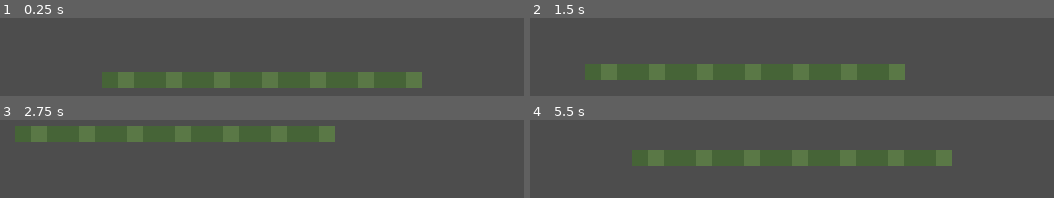
Above: before the commit, frames 1-4 (two rows, left to right).
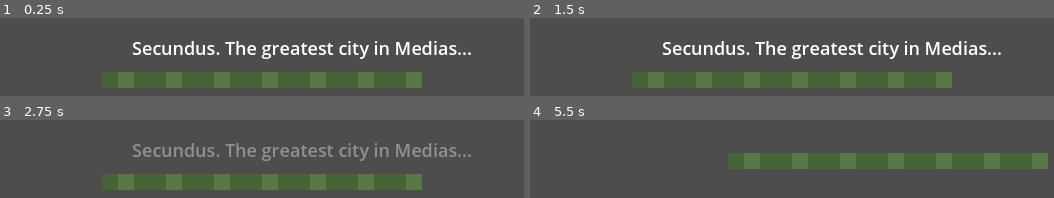
Above: after the commit, the same moments.

Repository: markcromwell/telvar-secundus
Game: Godot game, scene res://scenes/bedroom/Bedroom.tscn
The game is run twice, just before and just after one commit, with the same random seed, the same clock (stepped at 60 frames per second) and the same inputs.
Inputs:
- Up to frame 1 (0.25 s): no input
- Up to frame 2 (1.5 s): tap Enter at 0.5 s; hold Right (ui_right) 0.53-1.28 s; hold Down (ui_down) from 1.28 s (still down)
- Up to frame 3 (2.75 s): release Down (ui_down) at 2.03 s; hold Right (ui_right) from 2.03 s (still down)
- Up to frame 4 (5.5 s): release Right (ui_right) at 2.78 s; hold Up (ui_up) 2.78-3.53 s; hold Left (ui_left) 3.53-5.03 s; hold Down (ui_down) from 5.03 s (still down)

The runs differ from the first frame. In frame 1, 4.5% of the frame differs, in the area x 25-90%, y 29-53%; in frame 2, 9.5%; in frame 3, 13%, in the area x 5-90%, y 7-90%; in frame 4, 3.7%.

Commit message:
Code Forge: phase 2585 implementation
Spec #1271 — automated implementation by cursor worker
Phase: Bedroom script, game wiring, and validate.py
Complexity: moderate
Branch: feature/spec-1271-phase-2585

Diff:
--- /dev/null
+++ b/assets/dialogue/sabatha.json
@@ -0,0 +1,13 @@
+[
+  {
+    "id": "start",
+    "text": "Telvar? You're finally awake.",
+    "speaker": "Sabatha",
+    "next": "end"
+  },
+  {
+    "id": "end",
+    "text": "Come downstairs when you're ready.",
+    "speaker": "Sabatha"
+  }
+]
--- /dev/null
+++ b/scenes/bedroom/Bedroom.gd
@@ -0,0 +1,35 @@
+extends Node2D
+
+const INTRO_OVERLAY_SCENE := preload("res://scenes/ui/IntroOverlay.tscn")
+const SABATHA_DIALOGUE_PATH := "res://assets/dialogue/sabatha.json"
+
+
+func _ready() -> void:
+	var player := $Player as CharacterBody2D
+	player.can_move = false
+	player.global_position = $SpawnPoint.global_position
+
+	var overlay: Node = INTRO_OVERLAY_SCENE.instantiate()
+	add_child(overlay)
+	overlay.intro_finished.connect(_on_intro_finished)
+	overlay.call_deferred("play_intro")
+
+	var zone := $SabathaZone as Area2D
+	zone.body_entered.connect(_on_sabatha_zone_body_entered)
+
+
+func _on_intro_finished() -> void:
+	var player := $Player as CharacterBody2D
+	player.can_move = true
+	DialogueManager.set_flag("tutorial_done", true)
+
+
+func _on_sabatha_zone_body_entered(body: Node2D) -> void:
+	if body != $Player:
+		return
+	var raw := FileAccess.get_file_as_string(SABATHA_DIALOGUE_PATH)
+	var parsed: Variant = JSON.parse_string(raw)
+	if typeof(parsed) != TYPE_ARRAY:
+		push_error("Invalid sabatha dialogue JSON")
+		return
+	DialogueManager.show_dialogue("sabatha", parsed)
--- a/scenes/bedroom/Bedroom.tscn
+++ b/scenes/bedroom/Bedroom.tscn
@@ -1,7 +1,8 @@
-[gd_scene load_steps=5 format=3]
+[gd_scene load_steps=6 format=3]
 
 [ext_resource type="PackedScene" path="res://scenes/player/Player.tscn" id="1_player"]
 [ext_resource type="Texture2D" path="res://assets/tilesets/lpc_terrain.png" id="2_terrain"]
+[ext_resource type="Script" path="res://scenes/bedroom/Bedroom.gd" id="3_bedroom"]
 
 [sub_resource type="TileSetAtlasSource" id="TileSetAtlasSource_1"]
 texture = ExtResource("2_terrain")
@@ -21,6 +22,7 @@
 size = Vector2(96, 64)
 
 [node name="Bedroom" type="Node2D"]
+script = ExtResource("3_bedroom")
 
 [node name="TileMap" type="TileMap" parent="."]
 tile_set = SubResource("TileSet_1")
--- a/scenes/player/Player.tscn
+++ b/scenes/player/Player.tscn
@@ -1,10 +1,16 @@
-[gd_scene load_steps=2 format=3]
+[gd_scene load_steps=3 format=3]
 
 [ext_resource type="Script" path="res://scripts/player/Player.gd" id="1_player"]
+
+[sub_resource type="RectangleShape2D" id="RectangleShape2D_player"]
+size = Vector2(24, 32)
 
 [node name="Player" type="CharacterBody2D"]
 script = ExtResource("1_player")
 
+[node name="CollisionShape2D" type="CollisionShape2D" parent="."]
+shape = SubResource("RectangleShape2D_player")
+
 [node name="Camera2D" type="Camera2D" parent="."]
 position_smoothing_enabled = true
 position_smoothing_speed = 10.0
--- /dev/null
+++ b/scenes/ui/IntroOverlay.tscn
@@ -0,0 +1,20 @@
+[gd_scene load_steps=2 format=3]
+
+[ext_resource type="Script" path="res://scripts/ui/IntroOverlay.gd" id="1_intro"]
+
+[node name="IntroOverlay" type="CanvasLayer"]
+script = ExtResource("1_intro")
+
+[node name="Center" type="CenterContainer" parent="."]
+anchors_preset = 15
+anchor_right = 1.0
+anchor_bottom = 1.0
+grow_horizontal = 2
+grow_vertical = 2
+
+[node name="IntroLabel" type="Label" parent="Center"]
+unique_name_in_owner = true
+layout_mode = 2
+theme_override_font_sizes/font_size = 18
+horizontal_alignment = 1
+vertical_alignment = 1
--- /dev/null
+++ b/scripts/ui/IntroOverlay.gd
@@ -0,0 +1,17 @@
+extends CanvasLayer
+
+signal intro_finished
+
+@onready var _label: Label = %IntroLabel
+
+
+func play_intro() -> void:
+	_label.text = "Secundus. The greatest city in Medias..."
+	_label.modulate = Color(1, 1, 1, 1)
+	var tw := create_tween()
+	tw.tween_interval(1.5)
+	tw.tween_property(_label, "modulate:a", 0.0, 2.0)
+	tw.tween_callback(func() -> void:
+		intro_finished.emit()
+		queue_free()
+	)
Not shown, changed: tests/test_godot_config.py
Not shown, changed: validate.py
